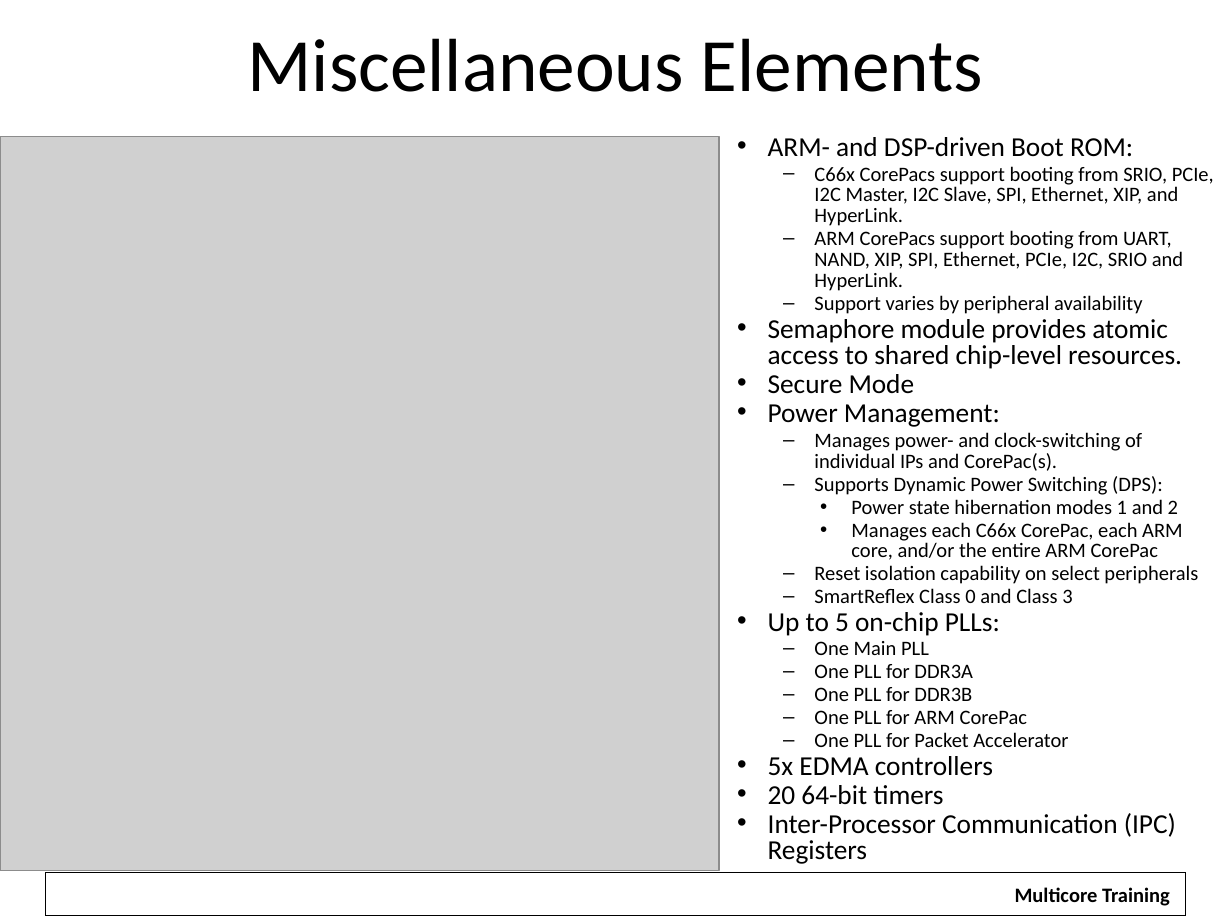
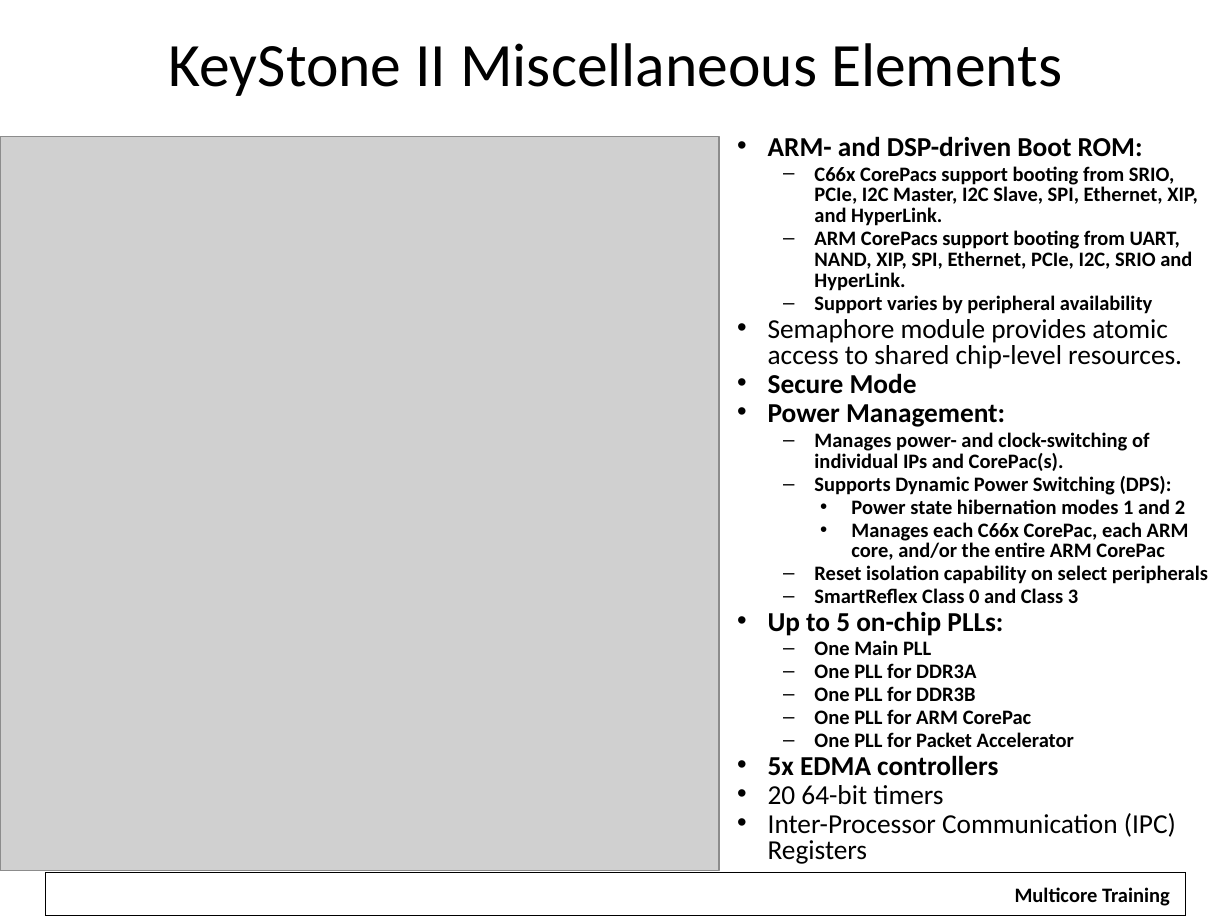
Before and after one commit to hari1989/keystone-workshop, a slide deck: slide 24 of preliminary/Working/presentations/KeyStone SoC Overview.pptx (slide 18 before the commit). Drawn at 1232x924 pixels with LibreOffice and Linux fonts; fonts in the diff are those of the drawing; grey boxes stand for pictures; background and template pictures are left out. Boxes give left, top, right and bottom in pixels: in the first picture for what was removed or moved away, otherwise in the second. Text is boxed around its words. In the diff, an @@ line names an element or a change of style, - is before the commit and + after.

```diff
--- a/preliminary/Working/presentations/KeyStone SoC Overview.pptx
+++ b/preliminary/Working/presentations/KeyStone SoC Overview.pptx
@@ title at <box>169,43,1062,96</box>: text changed; size 44 to 36 pt @@
-Miscellaneous Elements
+KeyStone II Miscellaneous Elements
@@ text at <box>768,136,1208,776</box>: bold on in "ARM- and DSP-driven Boot ROM:", "C66x CorePacs support booting from SRIO, PCIe, ...", "ARM CorePacs support booting from UART, NAND, ...", "Support varies by peripheral availability" and 15 more places @@
```
Also in this commit, not shown: 25 other slides changed, 6 slides added, 2 slides removed.
